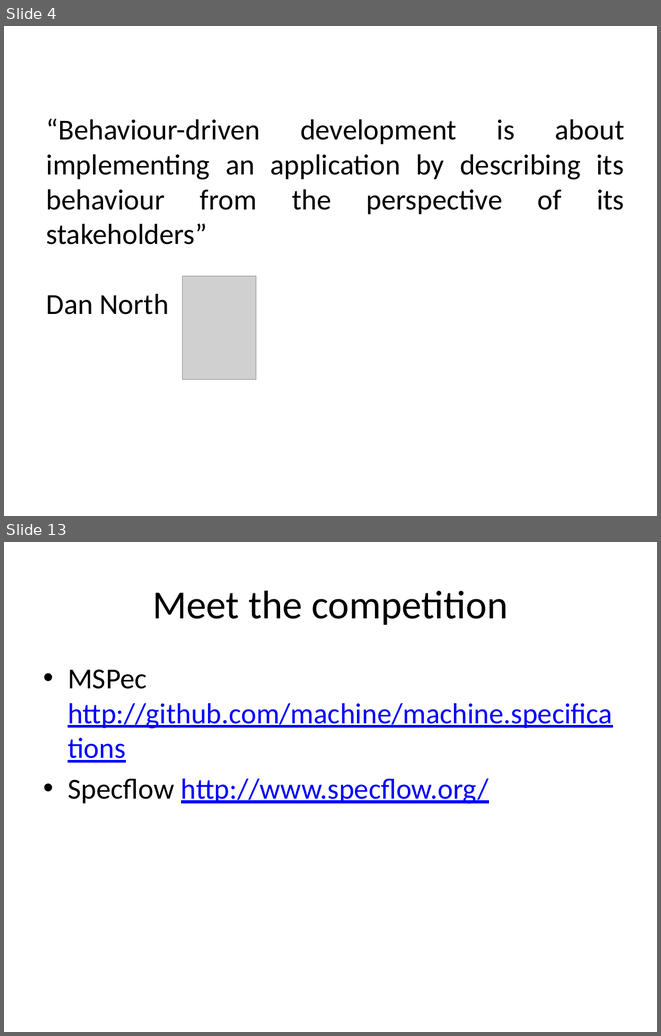
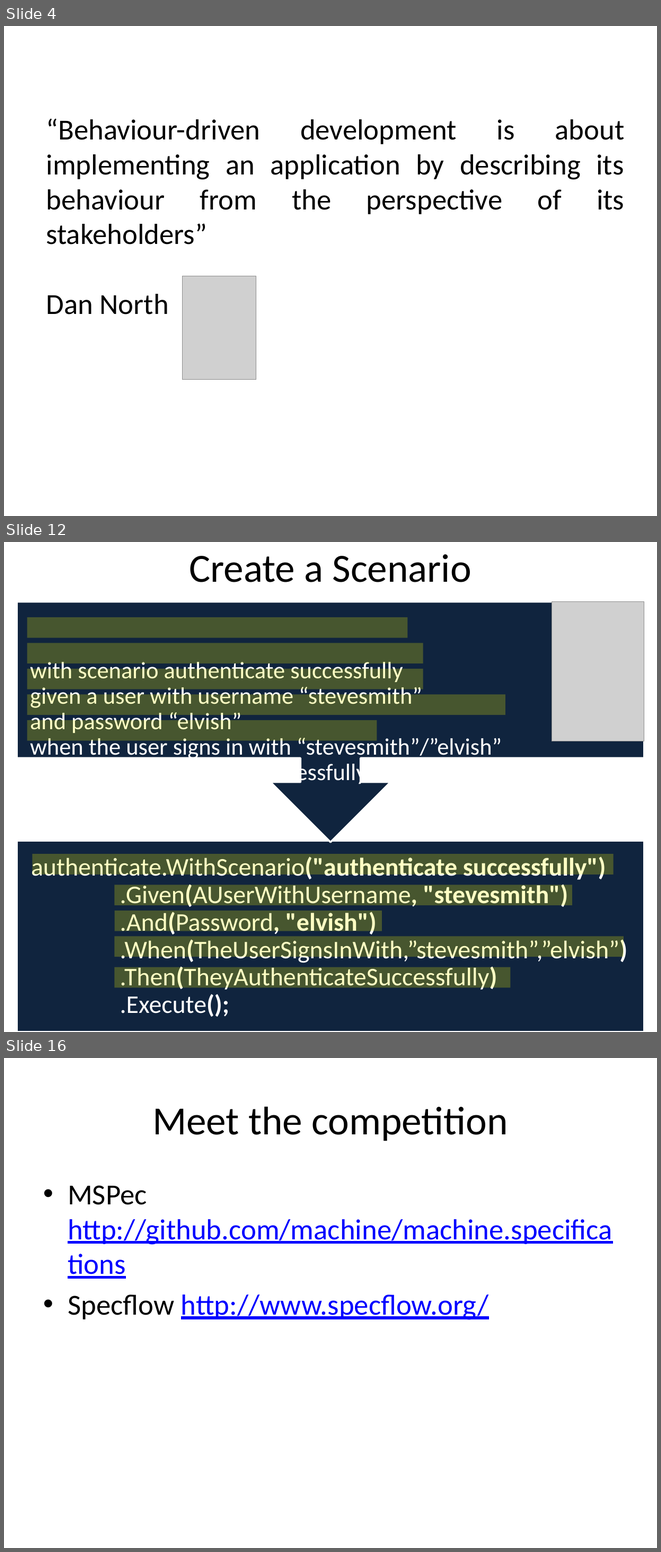
Before and after one commit to liammclennan/Liam-s-Presentations, a slide deck: storyq/Behaviour-Driven Development.pptx. Shown one above the other, each under a label of ours: slides 4 and 13 before the commit, slides 4, 12 and 16 after it; the slides between them are not shown. The pictures are 661x1036 and 661x1552 pixels, drawn with LibreOffice and Linux fonts; fonts in the diff are those of the drawing; grey boxes stand for pictures. Boxes give left, top, right and bottom in pixels: in the first picture for what was removed or moved away, otherwise in the second. Text is boxed around its words. In the diff, an @@ line names an element or a change of style, - is before the commit and + after.

```diff
--- a/storyq/Behaviour-Driven Development.pptx
+++ b/storyq/Behaviour-Driven Development.pptx
@@ slide 12 added at <box>4,542,657,1032</box>, background #FFFFFF @@
@@ title added at <box>189,554,471,582</box>, 44 pt, text #000000 @@
+Create a Scenario
@@ picture added at <box>552,602,645,742</box> @@
@@ rectangle added at <box>27,617,407,637</box>, fill #FFFF00 at 23% opacity @@
@@ rectangle added at <box>27,643,423,663</box>, fill #FFFF00 at 23% opacity @@
@@ rectangle added at <box>27,669,423,689</box>, fill #FFFF00 at 23% opacity @@
@@ group added at <box>17,602,645,1032</box>: 2 texts, 1 rectangle, 1 up arrow callout @@
+authenticate.WithScenario("authenticate successfully")
+.Given(AUserWithUsername, "stevesmith")
+.And(Password, "elvish")
+.When(TheUserSignsInWith,”stevesmith”,”elvish”)
+.Then(TheyAuthenticateSuccessfully)
+.Execute();
+with scenario authenticate successfully
+given a user with username “stevesmith”
+and password “elvish”
+when the user signs in with “stevesmith”/”elvish”
+then they authenticate successfully
@@ rectangle added at <box>27,694,505,714</box>, fill #FFFF00 at 23% opacity @@
@@ rectangle added at <box>27,720,376,741</box>, fill #FFFF00 at 23% opacity @@
@@ rectangle added at <box>32,854,613,874</box>, fill #FFFF00 at 23% opacity @@
@@ rectangle added at <box>114,885,572,905</box>, fill #FFFF00 at 23% opacity @@
@@ rectangle added at <box>114,910,381,930</box>, fill #FFFF00 at 23% opacity @@
@@ rectangle added at <box>114,936,624,956</box>, fill #FFFF00 at 23% opacity @@
@@ rectangle added at <box>114,967,510,987</box>, fill #FFFF00 at 23% opacity @@
@@ what was slide 13 is now slide 16 @@
```
Also in this commit, not shown: 4 slides changed, 7 other slides added, 5 slides removed, 17 other files.
